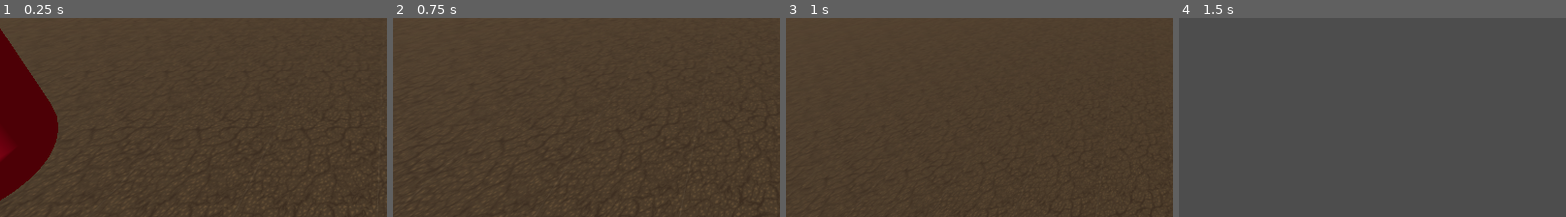
Above: before the commit, frames 1-4 (left to right).
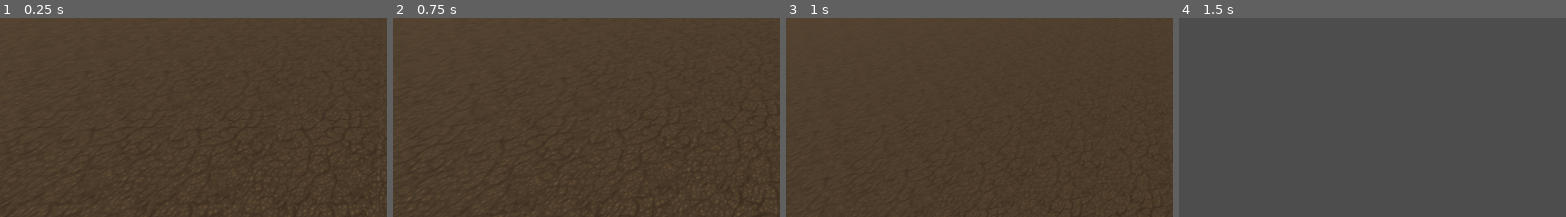
Above: after the commit, the same moments.

Repository: Games-Fleadh/segmentation-fault
Game: Godot game, scene res://world.tscn
Same seed, same stepped clock (60 frames per second), same inputs: the game is played once before the commit and once after it.
Inputs (mouse positions are % of the whole screen's width and height, from its top left):
- Up to frame 1 (0.25 s): no input
- Up to frame 2 (0.75 s): tap Enter at 0.5 s; move the mouse to (55, 45) at 0.52 s; hold W (move_forward) from 0.53 s (still down)
- Up to frame 3 (1 s): keep holding W (move_forward); tap Space (jump) at 0.77 s
- Up to frame 4 (1.5 s): keep holding W (move_forward); move the mouse to (45, 46) at 1.27 s
The pictures show only the part of the screen within x 0-50%, y 41-91%; the shares and areas given below are measured in that part.

The runs differ from the first frame. In frame 1, 7.9% of the frame differs, in the area x 0-16%, y 5-92%; in frame 2, nothing differs; in frame 3, nothing differs; in frame 4, nothing differs.

Commit message:
The chasers weren't moving after the players I changed the velocity so that it would just move in the normalized position of the player's location minus it's own.

Diff:
--- a/project.godot
+++ b/project.godot
@@ -14,10 +14,6 @@
 run/main_scene="res://world.tscn"
 config/features=PackedStringArray("4.2", "Forward Plus")
 config/icon="res://icon.svg"
-
-[autoload]
-
-PlayerVariables="*res://scripts/player_variables.gd"
 
 [input]
 
--- a/scripts/chaser.gd
+++ b/scripts/chaser.gd
@@ -4,7 +4,7 @@
 
 var player = null
 
-const SPEED = 1.0
+const SPEED : float = 1.0
 
 @export var player_path : NodePath
 
@@ -21,6 +21,7 @@
 	velocity = Vector3.ZERO
 
 	nav_agent.set_target_position(player.global_position)
-	var next_nav_point = nav_agent.get_next_path_position()
-	velocity = (next_nav_point - global_position).normalized() * SPEED
+	var next_nav_point  = nav_agent.get_next_path_position()
+	self.velocity = (player.global_position - self.global_position).normalized() * SPEED
+	push_warning(next_nav_point, self.global_position, velocity)
 	move_and_slide()
--- a/world.tscn
+++ b/world.tscn
@@ -66,8 +66,5 @@
 [node name="chaser" parent="map" instance=ExtResource("2_2wsae")]
 transform = Transform3D(1, 0, 0, 0, 1, 0, 0, 0, 1, 5.065, 1.25, 3.739)
 
-[node name="chaser2" parent="map" instance=ExtResource("2_2wsae")]
-transform = Transform3D(1, 0, 0, 0, 1, 0, 0, 0, 1, -2.962, 1.2, 3.623)
-
 [node name="Player" parent="." instance=ExtResource("3_48qmf")]
 transform = Transform3D(1, 0, 0, 0, 1, 0, 0, 0, 1, 0.007, 1.2, 2.08165e-12)
Not shown: 1 places in world.tscn that only renumber resources
